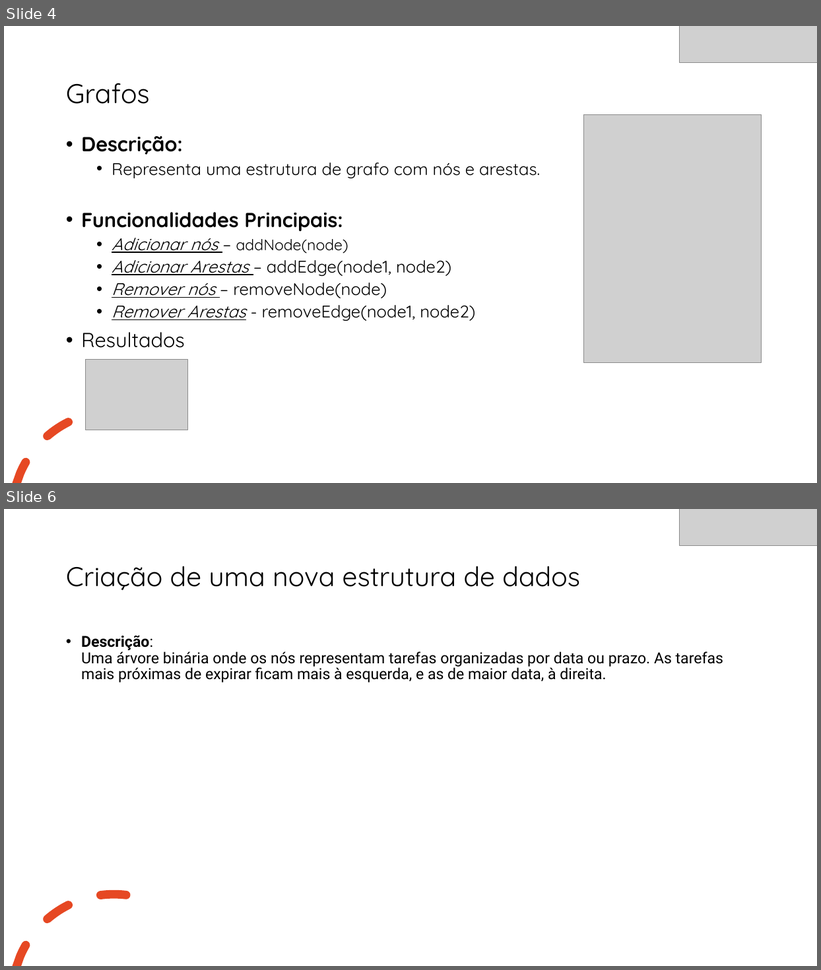
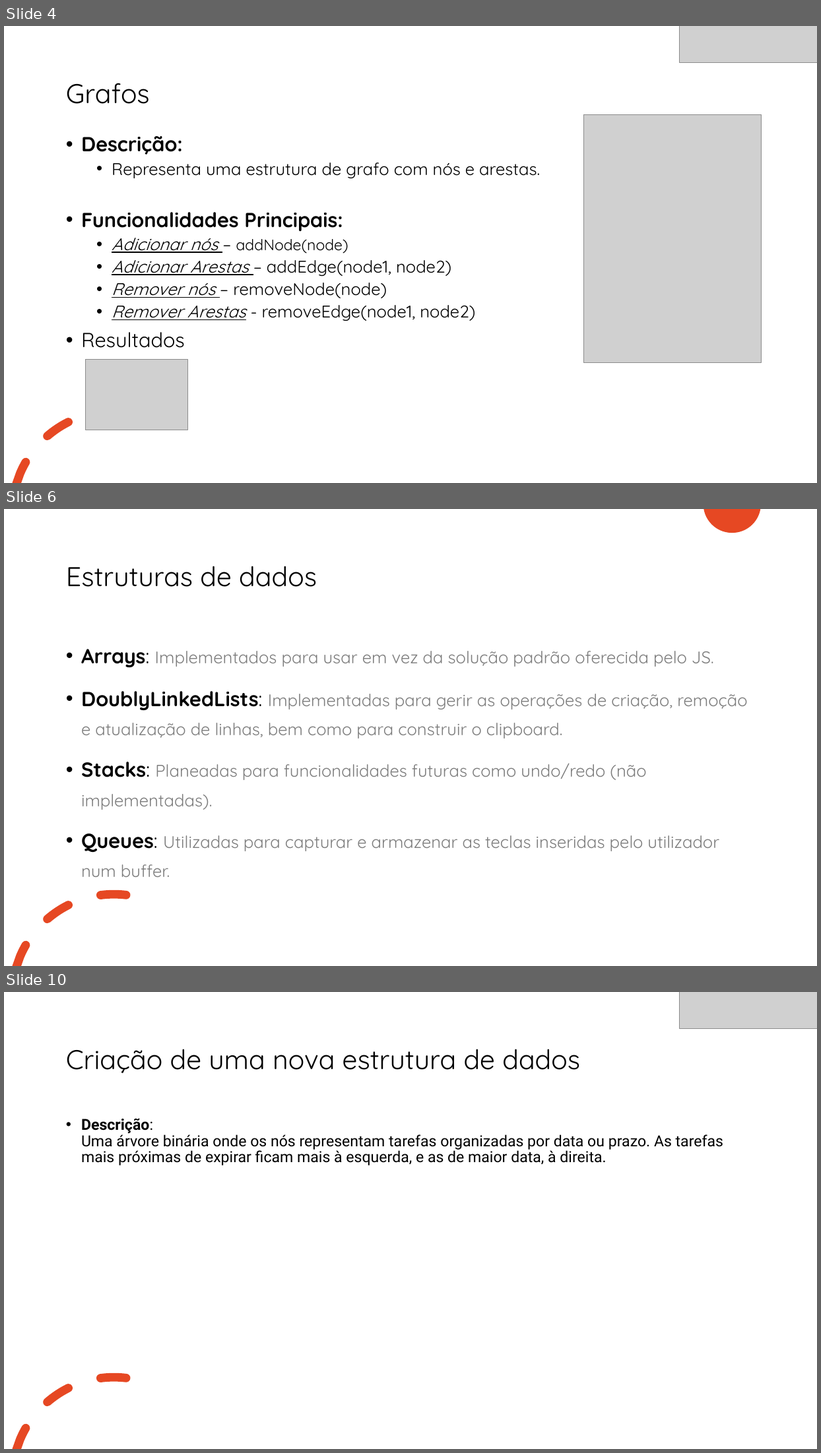
Before and after one commit to RaiiaaGithub/online-text-editor, a slide deck: Algoritmos e Estrutura de Dados.pptx. Shown one above the other, each under a label of ours: slides 4 and 6 before the commit, slides 4, 6 and 10 after it; the slides between them are not shown. The pictures are 821x970 and 821x1453 pixels, drawn with LibreOffice and Linux fonts; fonts in the diff are those of the drawing; grey boxes stand for pictures. Boxes give left, top, right and bottom in pixels: in the first picture for what was removed or moved away, otherwise in the second. Text is boxed around its words. In the diff, an @@ line names an element or a change of style, - is before the commit and + after.

```diff
--- a/Algoritmos e Estrutura de Dados.pptx
+++ b/Algoritmos e Estrutura de Dados.pptx
@@ slide 6 added at (4, 509, 817, 966), background #FFFFFF; not listed: 1 template element that a slide beside it also shows @@
@@ freeform shape added at (704, 509, 761, 533), fill #E64823 @@
@@ title added at (66, 566, 317, 587), 32 pt, text #000000 @@
+Estruturas de dados
@@ text added at (81, 649, 747, 877), 20 pt, text #7D7D7D @@
+• Arrays: Implementados para usar em vez da solução padrão oferecida pelo JS.
+• DoublyLinkedLists: Implementadas para gerir as operações de criação, remoção e atualização de linhas, bem como para construir o clipboard.
+• Stacks: Planeadas para funcionalidades futuras como undo/redo (não implementadas).
+• Queues: Utilizadas para capturar e armazenar as teclas inseridas pelo utilizador num buffer.
@@ what was slide 6 is now slide 10 @@
```
Also in this commit, not shown: 1 slide changed, 3 other slides added, 1 other file.
